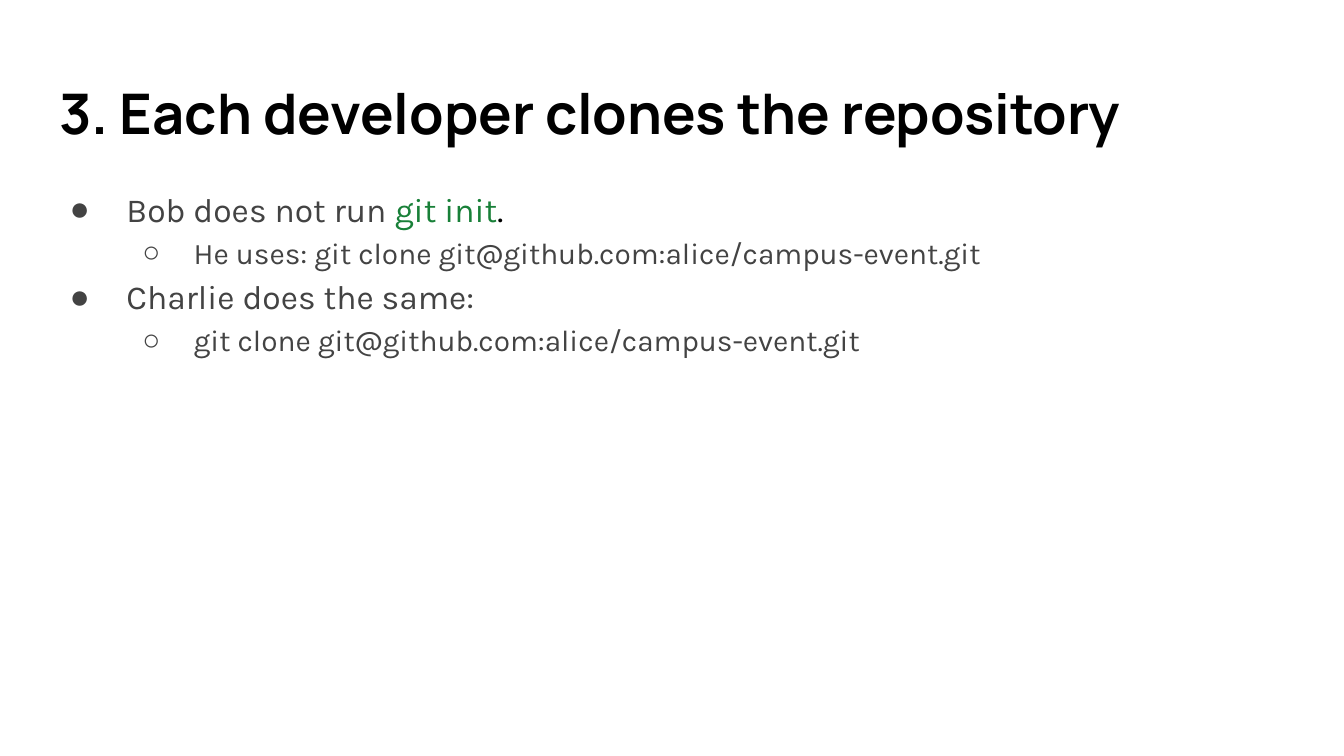
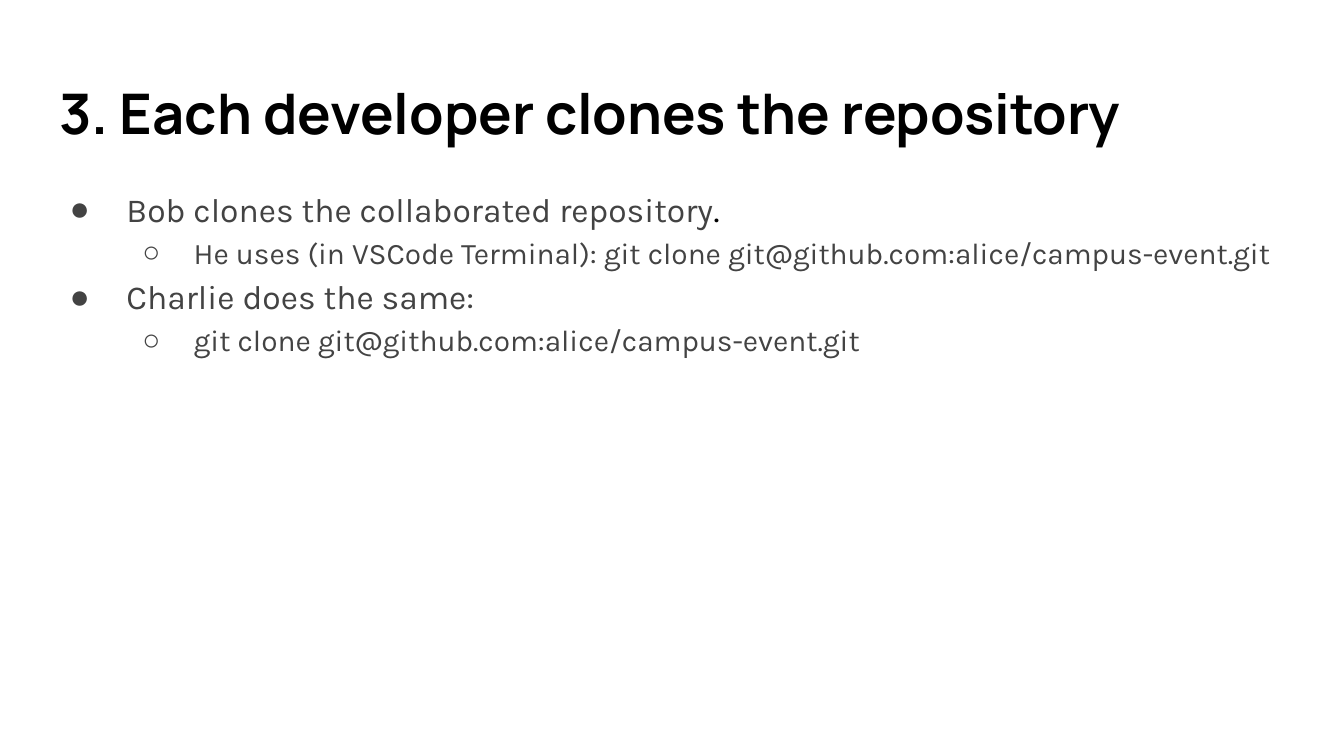
Before and after one commit to lancwyy/WebDev, a slide deck: slide 33 of Lecture_Materials/04-2-VersionControl.pptx (slide 25 before the commit). Drawn at 1344x756 pixels with LibreOffice and Linux fonts; fonts in the diff are those of the drawing. Boxes give left, top, right and bottom in pixels: in the first picture for what was removed or moved away, otherwise in the second. Text is boxed around its words. In the diff, an @@ line names an element or a change of style, - is before the commit and + after.

```diff
--- a/Lecture_Materials/04-2-VersionControl.pptx
+++ b/Lecture_Materials/04-2-VersionControl.pptx
@@ text at box(126, 199, 1270, 272): text changed @@
-● Bob does not run git init.
-  ○ He uses: git clone git@github.com:alice/campus-event.git
+● Bob clones the collaborated repository.
+  ○ He uses (in VSCode Terminal): git clone git@github.com:alice/campus-event.git
```
Also in this commit, not shown: 3 other slides changed, 8 slides added.
